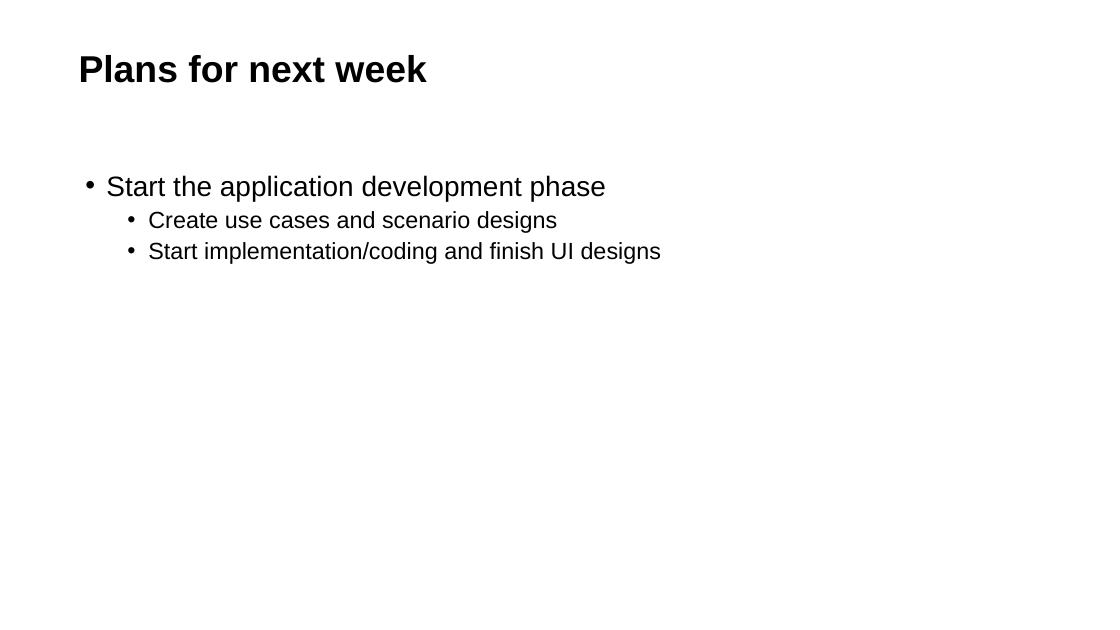
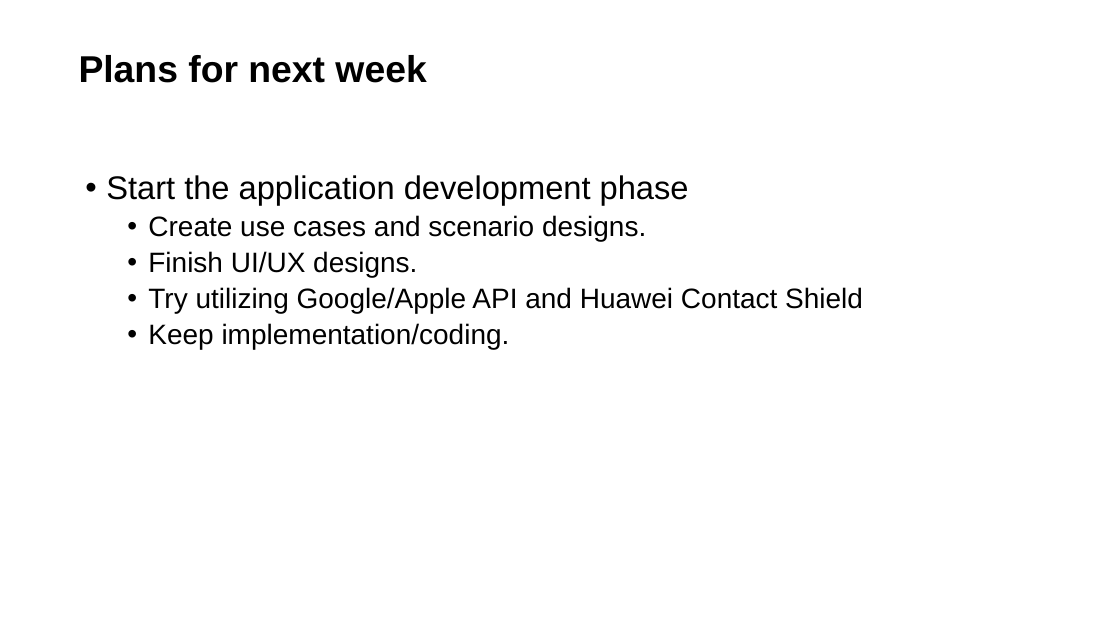
Before and after one commit to JackXu0/Contact_Tracing, a slide deck: slide 4 of Week2 Pre/CT Project Weekly Status Report.pptx. Drawn at 1120x630 pixels with LibreOffice and Linux fonts; fonts in the diff are those of the drawing; background and template pictures are left out. Boxes give left, top, right and bottom in pixels: in the first picture for what was removed or moved away, otherwise in the second. Text is boxed around its words. In the diff, an @@ line names an element or a change of style, - is before the commit and + after.

```diff
--- a/Week2 Pre/CT Project Weekly Status Report.pptx
+++ b/Week2 Pre/CT Project Weekly Status Report.pptx
@@ text at <box>106,175,689,205</box>: size 24 to 28 pt in "Start the application development phase" @@
@@ text at <box>148,215,863,349</box>: text changed; size 20 to 24 pt @@
-  • Create use cases and scenario designs
-  • Start implementation/coding and finish UI designs
+  • Create use cases and scenario designs.
+  • Finish UI/UX designs.
+  • Try utilizing Google/Apple API and Huawei Contact Shield
+  • Keep implementation/coding.
```
Also in this commit, not shown: 2 other slides changed.
